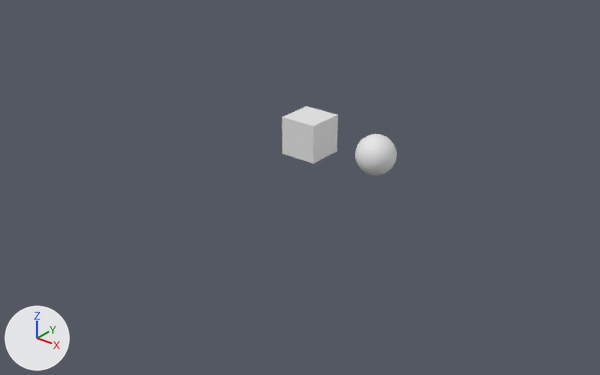
One commit to the Blender file udemy-blender/basics.blend: the scene before it, then after it.
Rendered twice from a camera (50 mm lens) standing at (24.2, -31.0, 16.0) and looking at (0.4, -1.2, -2.4). The lights are fixed; the arrows at lower left show +X, +Y and +Z.
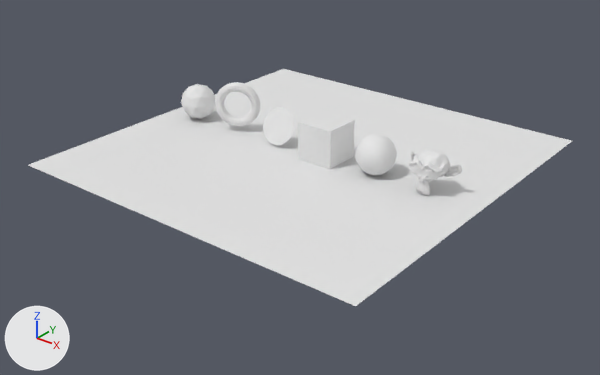
The newer file is also turned or shifted as a whole; pictures and numbers use the older file's frame.

Location of each change, [x1, y1, x2, y2] in pixels of the pictures (600 x 375 px):
'Plane', added: after [28, 69, 572, 306]
'Cube', moved: before [282, 106, 338, 164]; after [298, 111, 355, 169]
'Suzanne', added: after [408, 149, 462, 195]
'Torus', added: after [215, 82, 260, 126]
'Icosphere', added: after [181, 84, 216, 119]
'Cone', added: after [263, 107, 294, 145]

The change, as a list of edits to the scene's bpy script:
```text
Add me_plane:
    me_plane.from_pydata([(-1.0, -1.0, 0.0), (1.0, -1.0, 0.0), (-1.0, 1.0, 0.0), (1.0, 1.0, 0.0)], [], [(0, 1, 3, 2)])
Add me_icosphere:
    me_icosphere.from_pydata(...)  # an icosphere of 80 faces spanning x -0.95..0.95, y -1.0..1.0, z -1.0..1.0
Add me_suzanne_001:
    me_suzanne_001.from_pydata(...)  # 507 vertices, 500 faces; spans x -1.37..1.37, y -0.85..0.85, z -0.98..0.98
Add me_torus:
    me_torus.from_pydata(...)  # a torus around z (ring radius 1.0, tube radius 0.25) spanning x -1.25..1.25, y -1.25..1.25, z -0.25..0.25
Add me_cone:
    me_cone.from_pydata(...)  # a 32-sided cone pointing to +z spanning x -1.0..1.0, y -1.0..1.0, z -1.0..1.0
Change ob_cube:
    ob_cube.location: (0.0, 0.0, 0.0) -> (0.98, 0.07, -0.07)
Add ob_plane:
    ob_plane = bpy.data.objects.new('Plane', me_plane)
    ob_plane.location = (-0.12, 0.07, -1.07)
    ob_plane.scale = (10.0, 10.0, 10.0)
Add ob_icosphere:
    ob_icosphere = bpy.data.objects.new('Icosphere', me_icosphere)
    ob_icosphere.location = (-8.02, 0.07, -0.07)
Add ob_suzanne:
    ob_suzanne = bpy.data.objects.new('Suzanne', me_suzanne_001)
    ob_suzanne.location = (6.98, 0.07, -0.07)
Add ob_torus:
    ob_torus = bpy.data.objects.new('Torus', me_torus)
    ob_torus.location = (-5.02, 0.07, 0.43)
    ob_torus.rotation_euler = (1.571, 0.0, 0.523)  # degrees (90, 0, 30)
Add ob_cone:
    ob_cone = bpy.data.objects.new('Cone', me_cone)
    ob_cone.location = (-2.02, 0.15, -0.13)
    ob_cone.rotation_euler = (-1.956, 0.0, 0.0)  # degrees (-112, 0, 0)
    ob_cone.scale = (1.0, 1.0, 0.259)
```
